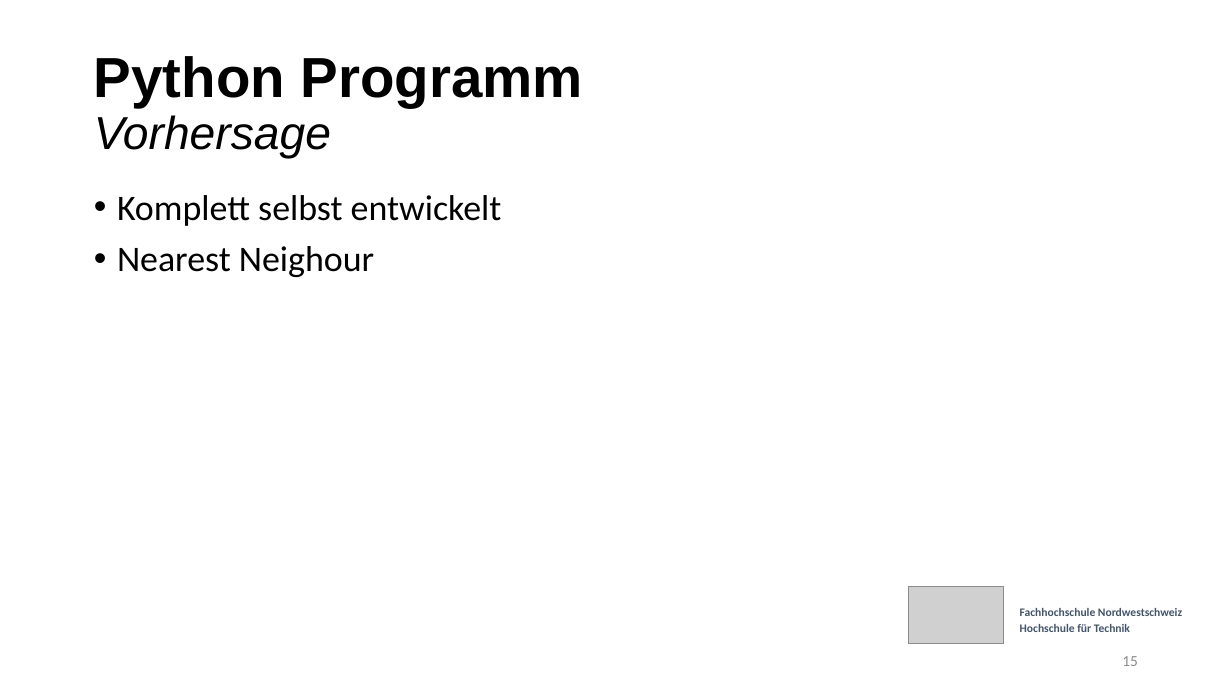
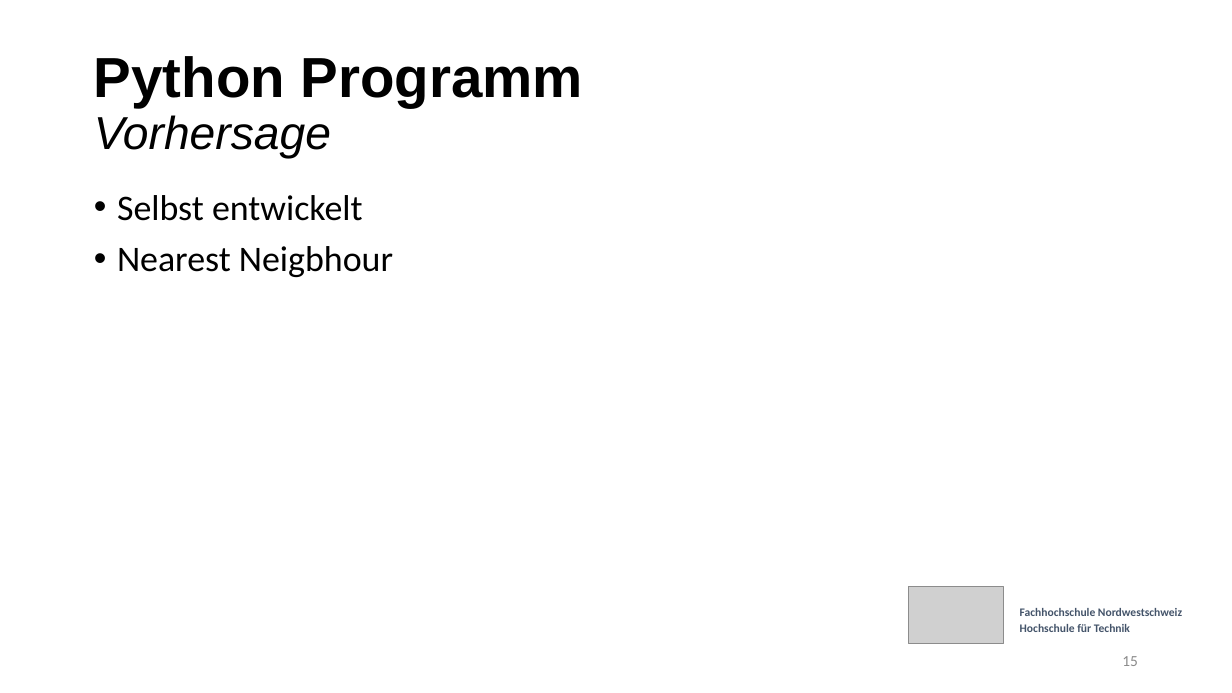
Before and after one commit to etiiiR/FHNW_Wettermonitor, a slide deck: slide 15 of Powerpoint v3.pptx. Drawn at 1232x693 pixels with LibreOffice and Linux fonts; fonts in the diff are those of the drawing; grey boxes stand for pictures. Boxes give left, top, right and bottom in pixels: in the first picture for what was removed or moved away, otherwise in the second. Text is boxed around its words. In the diff, an @@ line names an element or a change of style, - is before the commit and + after.

Commit message:
typo + Folie fürs routing

```diff
--- a/Powerpoint v3.pptx
+++ b/Powerpoint v3.pptx
@@ text at bbox=[117, 195, 393, 277]: text changed @@
-• Komplett selbst entwickelt
-• Nearest Neighour
+• Selbst entwickelt
+• Nearest Neigbhour
```
Also in this commit, not shown: 9 other slides changed, 1 slide added.
